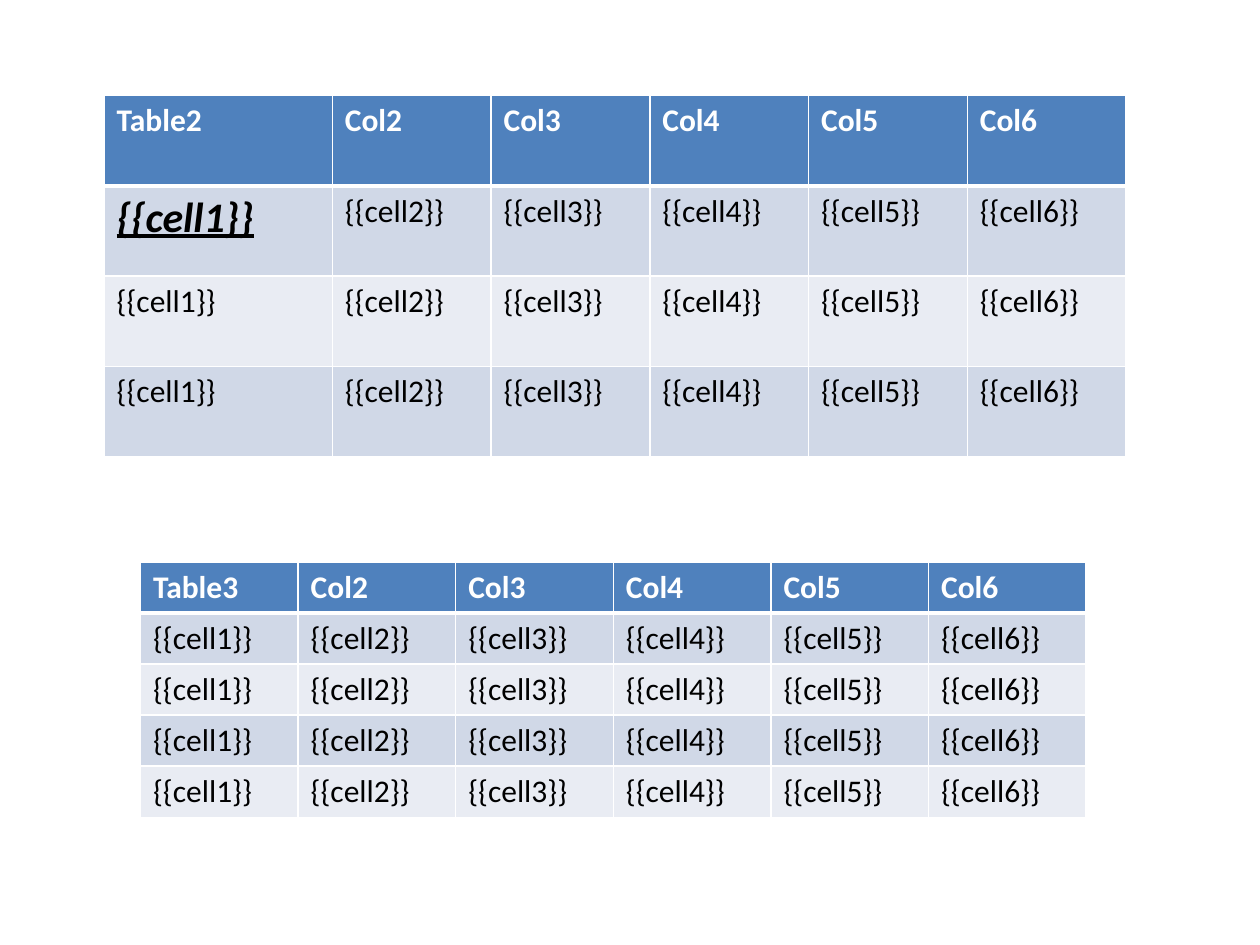
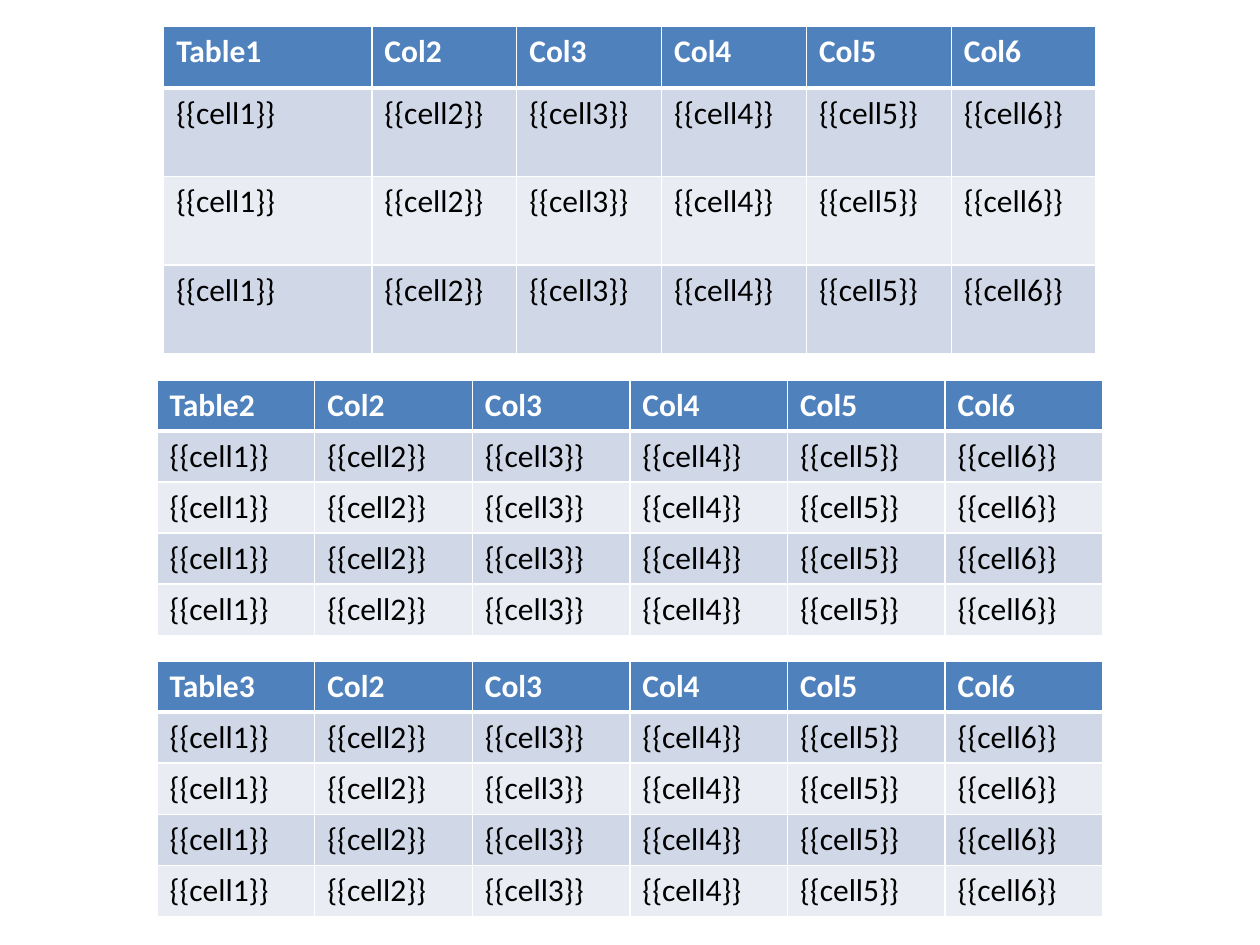
Before and after one commit to tkrotoff/PptxTemplater, a slide deck: slide 2 of PptxTemplater.Tests/files/ReplaceTablesInAllSlides.pptx. Drawn at 1260x945 pixels with LibreOffice and Linux fonts; fonts in the diff are those of the drawing. Boxes give left, top, right and bottom in pixels: in the first picture for what was removed or moved away, otherwise in the second. Text is boxed around its words. In the diff, an @@ line names an element or a change of style, - is before the commit and + after.

Commit message:
Improve ReplaceTablesInAllSlides Change PptxTable.SetRows()

```diff
--- a/PptxTemplater.Tests/files/ReplaceTablesInAllSlides.pptx
+++ b/PptxTemplater.Tests/files/ReplaceTablesInAllSlides.pptx
@@ table at (164, 26, 1096, 354) @@
-row 1, column 1: Table2
+row 1, column 1: Table1
@@ size 24 to 18 pt, bold off, italic off, underline off in "{{cell1}}" @@
@@ table: place and size @@
-table at (105, 96, 1126, 457)
+table at (164, 26, 1096, 354)
@@ table at (158, 379, 1102, 634) @@
-row 1, column 1: Table3
+row 1, column 1: Table2
@@ table: place and size @@
-table at (141, 562, 1086, 816)
+table at (158, 379, 1102, 634)
@@ table added at (158, 662, 1102, 916), 5 rows, 6 columns @@
+Table3 | Col2 | Col3 | Col4 | Col5 | Col6
+{{cell1}} | {{cell2}} | {{cell3}} | {{cell4}} | {{cell5}} | {{cell6}}
+{{cell1}} | {{cell2}} | {{cell3}} | {{cell4}} | {{cell5}} | {{cell6}}
+{{cell1}} | {{cell2}} | {{cell3}} | {{cell4}} | {{cell5}} | {{cell6}}
+{{cell1}} | {{cell2}} | {{cell3}} | {{cell4}} | {{cell5}} | {{cell6}}
```
Also in this commit, not shown: 1 slide added, 1 slide removed, 2 other files.
